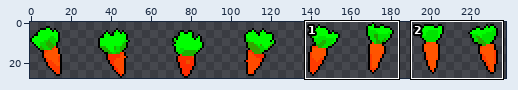
Two versions of one sprite sheet, Assets/LevelSegments/Carrot/Carrot_strip8.png. Above: a wide view before the commit, with the close-up outlined.
Close-up. Old version:
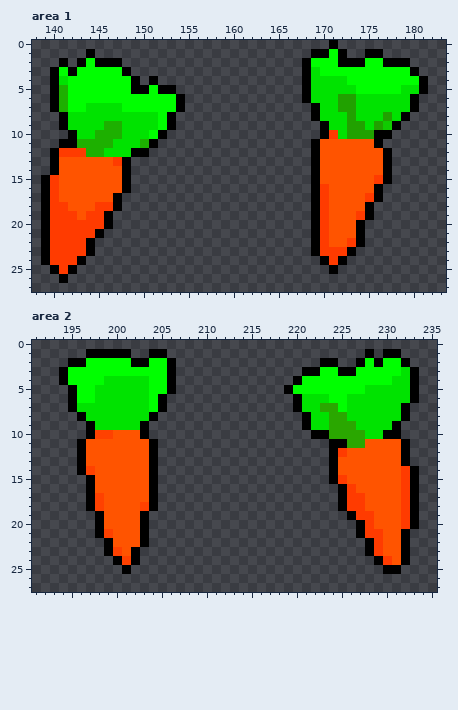
The file is 248x28 pixels. Colours within 5 levels of each other are drawn and written as one. Shown: area 1: x 138..183, y 0..27; area 2: x 191..235, y 0..27. The wide view leaves out empty margins. The commit also changed other parts of the picture, which this record leaves out.
Once edited:
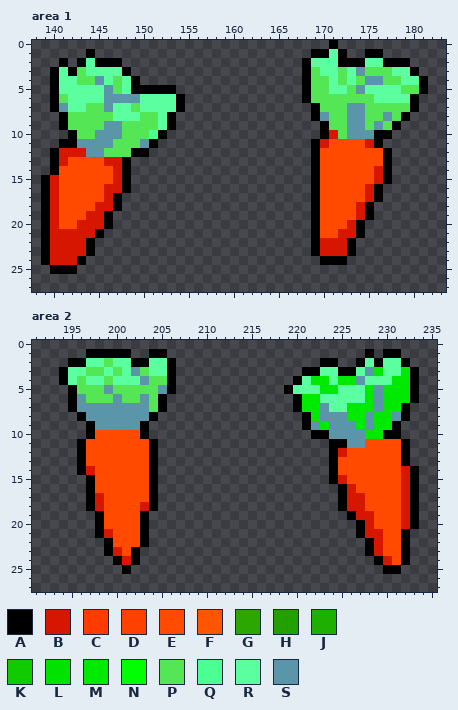
Palette (. is transparent): A #000000  B #d71600  C #ff3b00  D #ff4100  E #ff4a00  F #ff5400  G #2aa700  H #21a100  J #1db000  K #10cb00  L #00e300  M #00e900  N #00ff00  P #54e654  Q #4bff92  R #5bffa0  S #5a95a9
Diff:
--- area 1
@@ x 138..183 @@
  0 .................................A............
- 1 ......A........................AANA..AA.......
- 2 ...A.ANAAA....................ANNNAAANNAAA....
- 3 ..ANANNNNNA...................ALNNNNNNNNNNA...
- 4 ..ALNNNNNNNA.A................ALLLLNNNNNNNNA..
- 5 ..AJNNNNNNNAANAA..............ALLLLLNNNNNLLA..
- 6 ..AJNNNNNNNNNNNNA.............ALLLHHLLLLLLA...
- 7 ..AJNNLLLLNNNNNNA..............ALLHHLLLLLLA...
- 8 ...ALLLLLLLLLLNA...............ALLLHLLLHLA....
- 9 ...ALLLLJJLLLLNA................ALLHHLHKA.....
-10 ....ALLJJJLLLNA.................ACLHHHAA......
-11 ...AAJJJJLLLJA.................AFFFFFFA.......
-12 ..ACCCJJLLLAA..................AFFFFFFFA......
-13 ..AFFFFFFCA....................AFFFFFFFA......
-14 ..AFFFFFFFA....................AFFFFFFFA......
-15 .ACFFFFFFFA....................AFFFFFFCA......
-16 .ACFFFFFFFA....................ACFFFFFA.......
-17 .ACFFFFFFA.....................ACFFFFCA.......
-18 .ACCFFFCCA.....................ACFFFFA........
-19 .ACCCFCCA......................ACFFFCA........
-20 .ACCCCCCA......................ACFFFA.........
-21 .ACCCCCA.......................ACFFFA.........
-22 .ACCCCA........................ACFFCA.........
-23 .ACCCCA........................ACCCA..........
-24 .ACCCA..........................ACA...........
-25 ..ACA............................A............
-26 ...A..........................................
+ 1 ......A........................AARA..AA.......
+ 2 ...A.ARAAA....................ARRRAAARRAAA....
+ 3 ..ARAPRRRRA...................APRRPRSPPPRRA...
+ 4 ..ARRPPSRPRA..................APPRPRPSSPPRRA..
+ 5 ..ARRRRRSPRAAAAA..............APPRRPSRRRRPPA..
+ 6 ..APRRRRSSSSRRRRA.............APPPPPPPRRRRA...
+ 7 ..ASRRPPSRRPRRRRA..............APPPSSPPPPPA...
+ 8 ...APPPPPRRRPPRA...............ASPPSSPPSPA....
+ 9 ...APPPPSSPPPPRA................APPSSPSPA.....
+10 ....APPSSSPPPQA.................ABPSSSAA......
+11 ...AASSSSPPPSA.................ABEEEEBA.......
+12 ..ABBBSSPPPAA..................AEEEEEEEA......
+13 ..ABEEEEBBA....................AEEEEEEEA......
+14 ..AEEEEEEBA....................AEEEEEEBA......
+15 .ABEEEEEEBA....................AEEEEEEBA......
+16 .ABEEEEEBBA....................AEEEEEBA.......
+17 .ABEEEEEBA.....................AEEEEEBA.......
+18 .ABEEEEBBA.....................AEEEEBA........
+19 .ABEEEBBA......................AEEEEBA........
+20 .ABEEBBBA......................AEEEBA.........
+21 .ABBBBBA.......................AEEBBA.........
+22 .ABBBBA........................ABBBA..........
+23 .ABBBBA........................ABBBA..........
+24 .ABBBA..........................AAA...........
+25 ..AAA.........................................
+26 ..............................................
 27 ..............................................
--- area 2
@@ x 191..235 @@
  1 ......AAAAA..AA......................A.AA....
- 2 ....AANNNNNAANNA................AA..ANANNA...
- 3 ...ANNNNNNNNNNNA..............AANNAANNNNNLA..
- 4 ...ANNNNLLLLLNNA.............ANNNNNNNNNNLLA..
- 5 ....ANNLLLLLLNNA............ANNNNNNNNLLLLLA..
- 6 ....ANNLLLLLLNA..............ALLLNNLLLLLLLA..
- 7 ....ALLLLLLLLNA..............ALLGGNLLLLLLA...
- 8 .....ALLLLLLLA................ALLGGLLLLLLA...
- 9 ......ALLLLLA.................ALLGGGLLLLA....
-10 ......ADDFFFA..................AAGGGGLLAA....
-11 .....AFFFFFFFA...................AAGGFFFFA...
-12 .....AFFFFFFFA...................ACFFFFFFA...
-13 .....AFFFFFFFA...................AFFFFFFFA...
-14 .....ADFFFFFFA...................AFFFFFFFCA..
-15 ......AFFFFFFA...................ACFFFFFFCA..
-16 ......AFFFFFFA....................ACFFFFFCA..
-17 ......ADFFFFFA....................ACCFFFFCA..
-18 ......ADFFFFDA....................ACCFFFFCA..
-19 .......AFFFFA......................ACCFFFCA..
-20 .......AFFFFA.......................ACFFFCA..
-21 .......ADFFFA.......................ACCFFA...
-22 ........AFFFA........................ACFFA...
-23 ........ADFA.........................ACFFA...
-24 .........ADA..........................ACFA...
+ 2 ....AARRPRRAARRA................AA..ARARRA...
+ 3 ...ARRPPRPRSPRRA..............AARRAARSMRRMA..
+ 4 ...ARPRRPRRRSPPA.............ARMMRMMSRRRMMA..
+ 5 ....APPPSPPPPPSA............ARRRMMRRRMSMMMA..
+ 6 ....ASPPPSPPSPA..............AMMRRRRRMSMMMA..
+ 7 ....ASSSSSSSSPA..............AMMSRRMMMSMMA...
+ 8 .....ASSSSSSSA................AMSSSMMSMMSA...
+ 9 ......ASSSSSA.................ASMSSSMSMMA....
+10 ......AEEEEEA..................AASSSSMMAA....
+11 .....AEEEEEEEA...................AASSEEEEA...
+12 .....AEEEEEEEA...................ABEEEEEEA...
+13 .....AEEEEEEEA...................AEEEEEEEA...
+14 .....ABEEEEEEA...................AEEEEEEEBA..
+15 ......AEEEEEEA...................ABEEEEEEBA..
+16 ......AEEEEEEA....................ABEEEEEBA..
+17 ......ABEEEEEA....................ABBEEEEBA..
+18 ......ABEEEEBA....................ABBEEEEBA..
+19 .......AEEEEA......................ABBEEEBA..
+20 .......AEEEEA.......................ABEEEBA..
+21 .......ABEEEA.......................ABBEEA...
+22 ........AEEEA........................ABEEA...
+23 ........ABEA.........................ABEEA...
+24 .........ABA..........................ABEA...
 25 ..........A............................AA....
